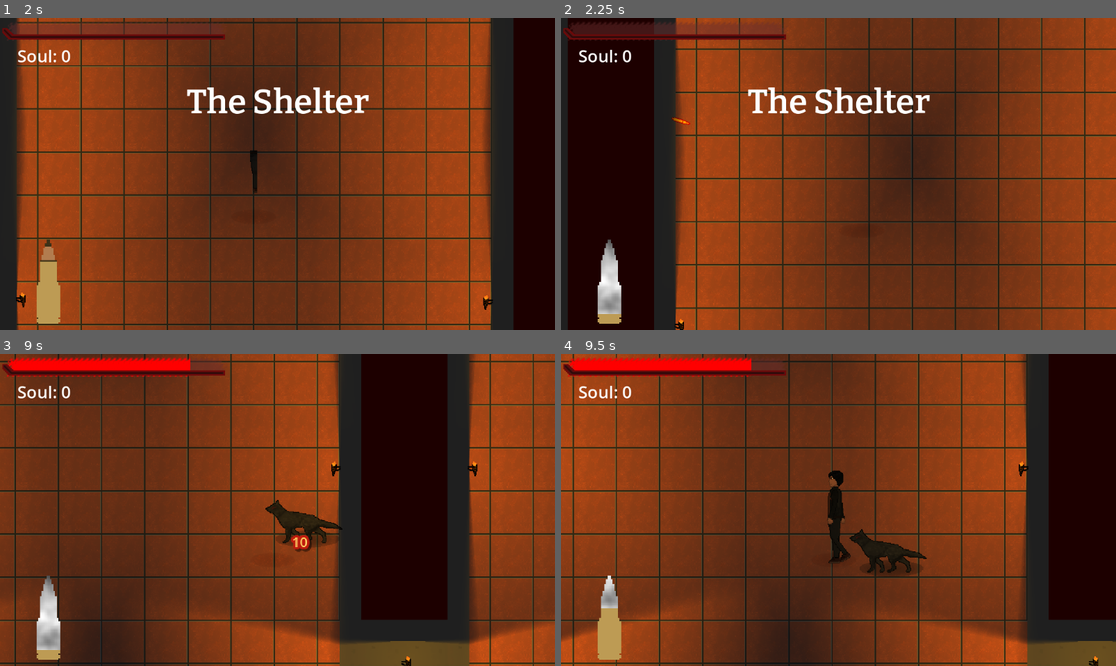
Above: before the commit, frames 1-4 (two rows, left to right).
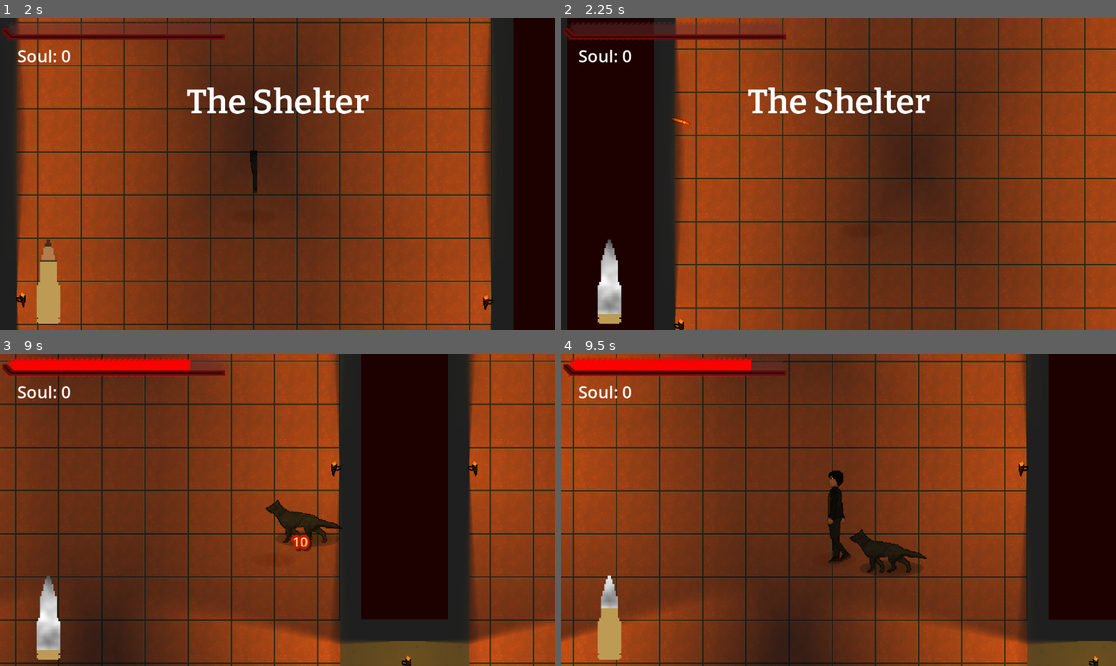
Above: after the commit, the same moments.

Repository: jaaaank/Devil-Blood
Game: Godot game, scene res://Scenes/Maps/Interior/TheShelter.tscn
Same seed, same stepped clock (60 frames per second), same inputs: the game is played once before the commit and once after it. This scene is started directly instead of the project's main scene. Sound files missing from this copy of the repository are replaced by a short silence.
Inputs (mouse positions are in pixels of both pictures, inside the frame that each line leads up to):
- Up to frame 1 (2 s): tap Enter at 0.5 s; move the mouse to (249, 236) at 0.52 s; hold W (moveup) from 0.53 s (still down); tap F (ability) at 0.6 s; move the mouse to (444, 220) at 1.27 s; right-click (444, 220) at 1.35 s
- Up to frame 2 (2.25 s): move the mouse to (672, 127) at 2.02 s; release W (moveup) at 2.03 s; hold A (moveleft) from 2.03 s (still down); click (672, 127) at 2.1 s
- Up to frame 3 (9 s): move the mouse to (305, 510) at 2.77 s; tap E (interact) at 2.85 s; move the mouse to (194, 432) at 3.52 s; release A (moveleft) at 3.53 s; hold S (movedown) 3.53-4.28 s; tap 1 (weap1) at 3.6 s; move the mouse to (399, 494) at 4.27 s; hold D (moveright) 4.28-5.03 s; tap 2 (weap2) at 4.35 s; move the mouse to (166, 525) at 5.02 s; hold W (moveup) 5.03-5.78 s; tap 3 (weap3) at 5.1 s; move the mouse to (333, 441) at 5.77 s; hold D (moveright) 5.78-8.03 s; tap 4 (weap4) at 5.85 s; move the mouse to (249, 572) at 6.52 s; tap Space (wheelSelect) at 6.6, 8 s; move the mouse to (444, 556) at 7.27 s; tap F (ability) at 7.35 s; move the mouse to (111, 463) at 8.02 s; hold S (movedown) 8.03-8.78 s; right-click (111, 463) at 8.1 s; move the mouse to (305, 510) at 8.77 s; hold A (moveleft) from 8.78 s (still down); click (305, 510) at 8.85 s
- Up to frame 4 (9.5 s): keep holding A (moveleft)

Frame 1 is identical in both runs. In frame 2, 1.4% of the frame differs, in the area x 1-100%, y 0-100%; in frame 3, 1.9%, in the area x 0-100%, y 0-100%; in frame 4, less than 0.1%.
Error in both runs: Cannot call method 'get_child' on a null value. (res://Scripts/Autoload/PlayerAutoload.gd:44)

Commit message:
screen shake

Diff:
--- a/Scenes/Actors/PCS/Priest.tscn
+++ b/Scenes/Actors/PCS/Priest.tscn
@@ -116,6 +116,28 @@
 radius = 14.0
 height = 48.0
 
+[sub_resource type="GDScript" id="GDScript_2pnri"]
+script/source = "extends Camera2D
+
+@export var shakeFade: float = 10.0
+
+var rng = RandomNumberGenerator.new()
+
+var shakeStrength: float = 0.0
+
+func shake(randomStrength):
+	shakeStrength = randomStrength
+
+func _process(delta):
+	if shakeStrength > 0.1:
+		shakeStrength = lerpf(shakeStrength, 0, shakeFade * delta)
+		offset = offset+randomOffset()
+
+func randomOffset() -> Vector2:
+	return Vector2(rng.randf_range(-shakeStrength, shakeStrength), rng.randf_range(-shakeStrength, shakeStrength))
+
+"
+
 [sub_resource type="AudioStreamRandomizer" id="AudioStreamRandomizer_j8avc"]
 streams_count = 4
 stream_0/stream = ExtResource("11_0jk1l")
@@ -292,6 +314,7 @@
 limit_smoothed = true
 position_smoothing_speed = 10.0
 editor_draw_drag_margin = true
+script = SubResource("GDScript_2pnri")
 
 [node name="Guns" type="Sprite2D" parent="."]
 position = Vector2(0, -65)
--- a/Scripts/Actors/PCS/Priest.gd
+++ b/Scripts/Actors/PCS/Priest.gd
@@ -52,6 +52,7 @@
 func shoot():
 	match equippedWeapon:
 		0:
+			$PlayerCamera.shake(4.0)
 			var a = Bullet.instantiate()
 			get_parent().add_sibling(a)
 			a.position = $Guns/Muzzle.global_position
@@ -62,6 +63,7 @@
 			gunanimp.play("rifleReload")
 		1:
 			if revolve>0:
+				$PlayerCamera.shake(2.0)
 				var a = Bullet.instantiate()
 				get_parent().add_sibling(a)
 				a.position = $Guns/Muzzle.global_position
@@ -78,6 +80,7 @@
 					#revolve = 6
 					#return
 		2:
+			$PlayerCamera.shake(15.0)
 			var bullets: int = 3
 			if SaveData.priestSkillTree[7]:
 				bullets +=1
Not shown: 1 places in Scenes/Actors/PCS/Priest.tscn that only renumber resources
Not shown, changed: addons/timer/time.txt
